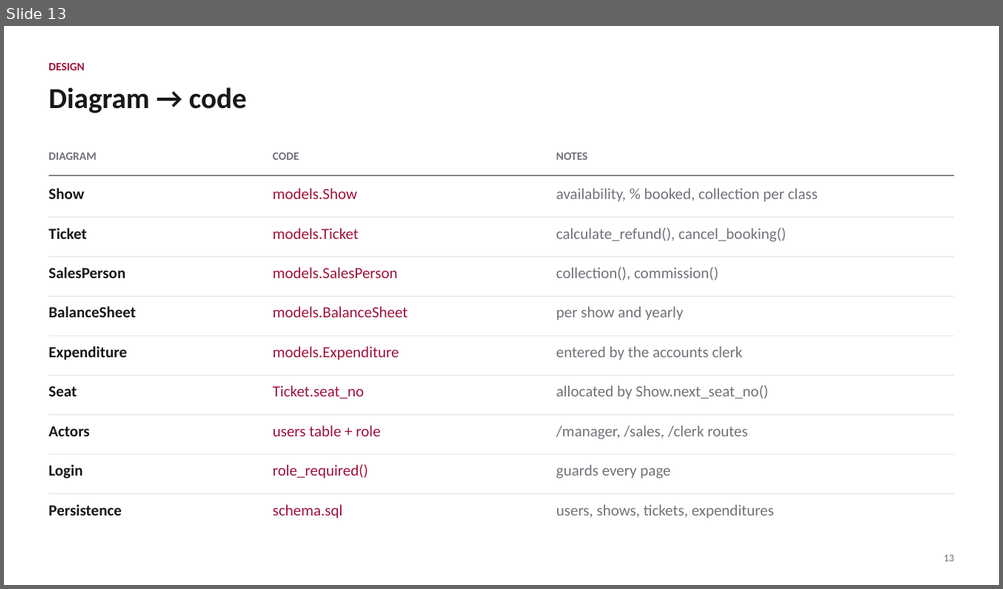
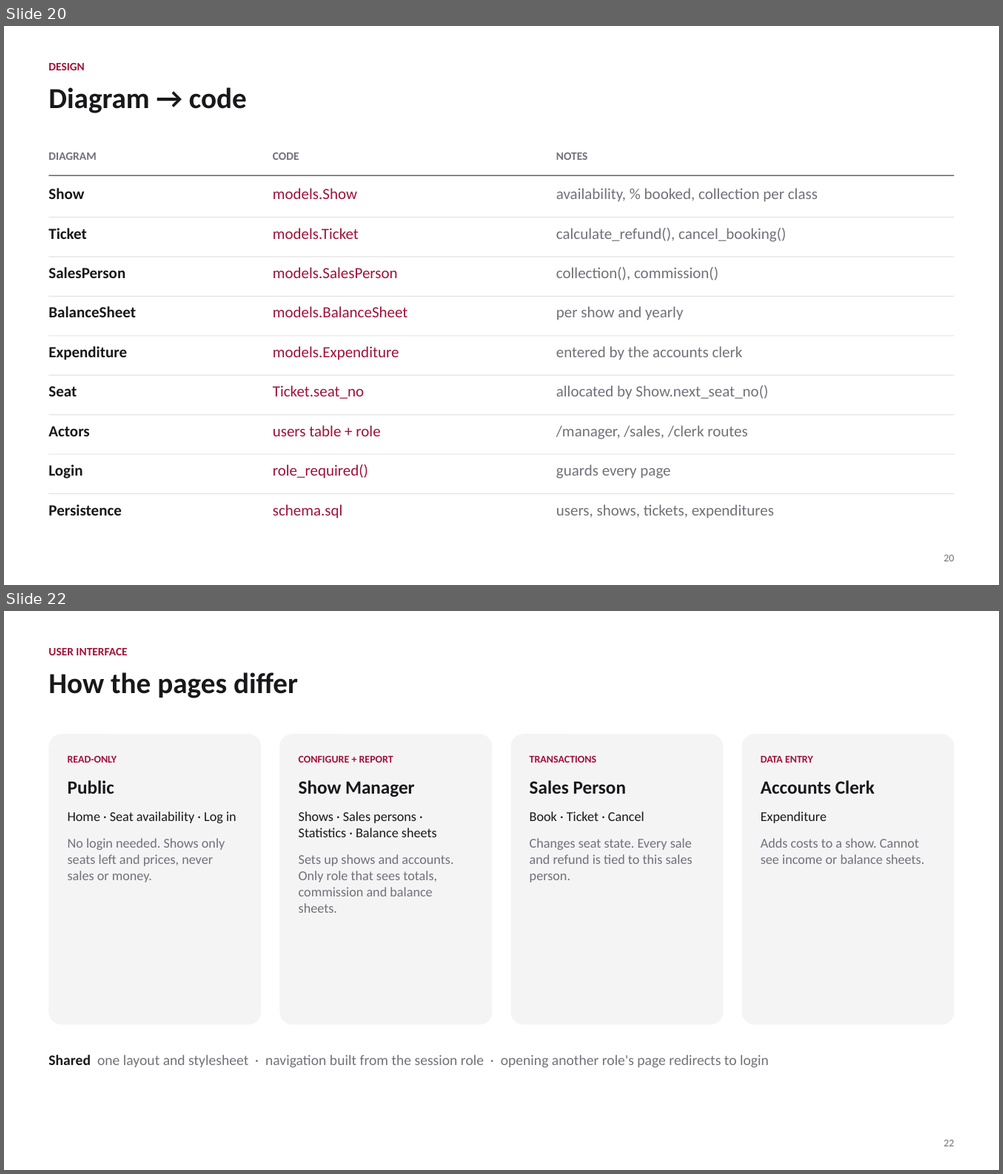
Before and after one commit to AbbasReads/SWE, a slide deck: SAMS.pptx. Shown one above the other, each under a label of ours: slide 13 before the commit, slides 20 and 22 after it; the slides between them are not shown. The pictures are 1003x589 and 1003x1174 pixels, drawn with LibreOffice and Linux fonts; fonts in the diff are those of the drawing. Boxes give left, top, right and bottom in pixels: in the first picture for what was removed or moved away, otherwise in the second. Text is boxed around its words. In the diff, an @@ line names an element or a change of style, - is before the commit and + after.

```diff
--- a/SAMS.pptx
+++ b/SAMS.pptx
@@ slide 22 added at (4,611,999,1170), background #FFFFFF @@
@@ text added at (48,648,127,655), 11 pt, text #9F1239, bold @@
+USER INTERFACE
@@ text added at (48,672,298,698), 28 pt, text #18181B, bold @@
+How the pages differ
@@ rounded rectangle added at (48,734,262,1025), fill #F4F4F5 @@
@@ rounded rectangle added at (280,734,492,1025), fill #F4F4F5 @@
@@ rounded rectangle added at (511,734,723,1025), fill #F4F4F5 @@
@@ rounded rectangle added at (742,734,955,1025), fill #F4F4F5 @@
@@ text added at (68,756,236,883), 13 pt, text #71717A @@
+READ-ONLY
+Public
+Home · Seat availability · Log in
+No login needed. Shows only seats left and prices, never sales or money.
@@ text added at (299,756,453,913), 13 pt, text #71717A @@
+CONFIGURE + REPORT
+Show Manager
+Shows · Sales persons · Statistics · Balance sheets
+Sets up shows and accounts. Only role that sees totals, commission and balance sheets.
@@ text added at (529,756,692,883), 13 pt, text #71717A @@
+TRANSACTIONS
+Sales Person
+Book · Ticket · Cancel
+Changes seat state. Every sale and refund is tied to this sales person.
@@ text added at (760,756,924,864), 13 pt, text #71717A @@
+DATA ENTRY
+Accounts Clerk
+Expenditure
+Adds costs to a show. Cannot see income or balance sheets.
@@ text added at (48,1055,768,1068), 14 pt, text #71717A @@
+Shared one layout and stylesheet · navigation built from the session role · opening another role's page redirects to login
@@ text added at (943,1140,953,1147), 10 pt, text #71717A @@
+22
@@ what was slide 13 is now slide 20 @@
@@ slide 20 changed as well @@
@@ text at (943,555,953,562): text changed @@
-13
+20
```
Also in this commit, not shown: 15 other slides changed, 11 other slides added, 1 slide removed, 11 other files.
